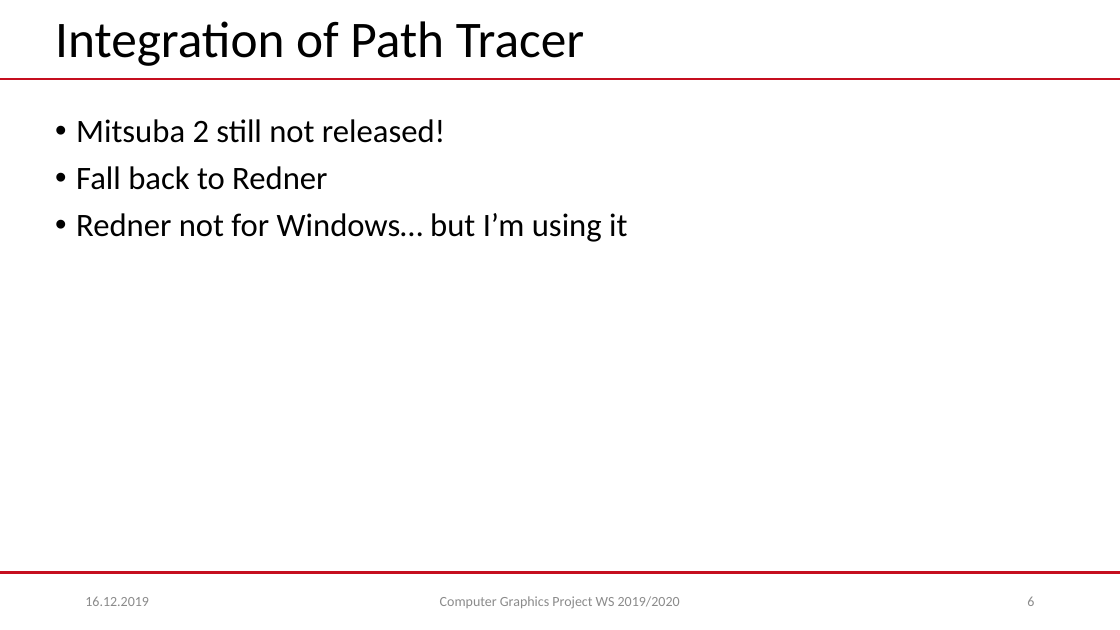
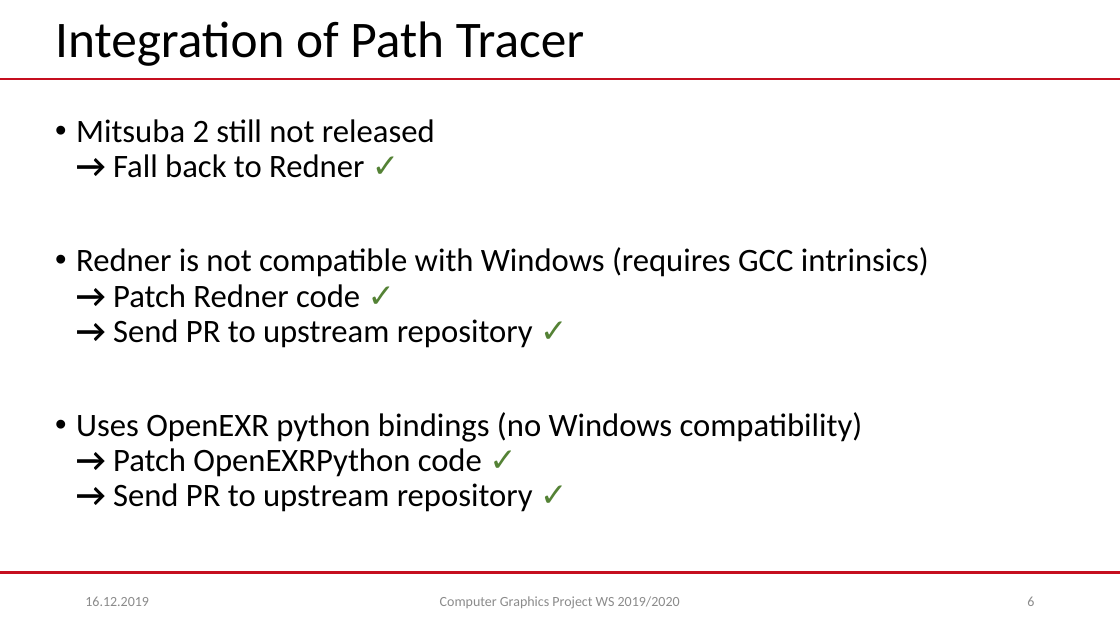
Before and after one commit to mworchel/svbrdf-estimation, a slide deck: slide 6 of presentations/intermediate/intermediate.pptx. Drawn at 1120x630 pixels with LibreOffice and Linux fonts; fonts in the diff are those of the drawing; background and template pictures are left out. Boxes give left, top, right and bottom in pixels: in the first picture for what was removed or moved away, otherwise in the second. Text is boxed around its words. In the diff, an @@ line names an element or a change of style, - is before the commit and + after.

```diff
--- a/presentations/intermediate/intermediate.pptx
+++ b/presentations/intermediate/intermediate.pptx
@@ text at [76, 119, 929, 512]: text changed @@
-• Mitsuba 2 still not released!
-• Fall back to Redner
-• Redner not for Windows… but I’m using it
+• Mitsuba 2 still not released
+  → Fall back to Redner ✓
+• Redner is not compatible with Windows (requires GCC intrinsics)
+  → Patch Redner code ✓
+  → Send PR to upstream repository ✓
+• Uses OpenEXR python bindings (no Windows compatibility)
+  → Patch OpenEXRPython code ✓
+  → Send PR to upstream repository ✓
```
Also in this commit, not shown: 2 other slides changed, 1 slide added, 5 other files.
